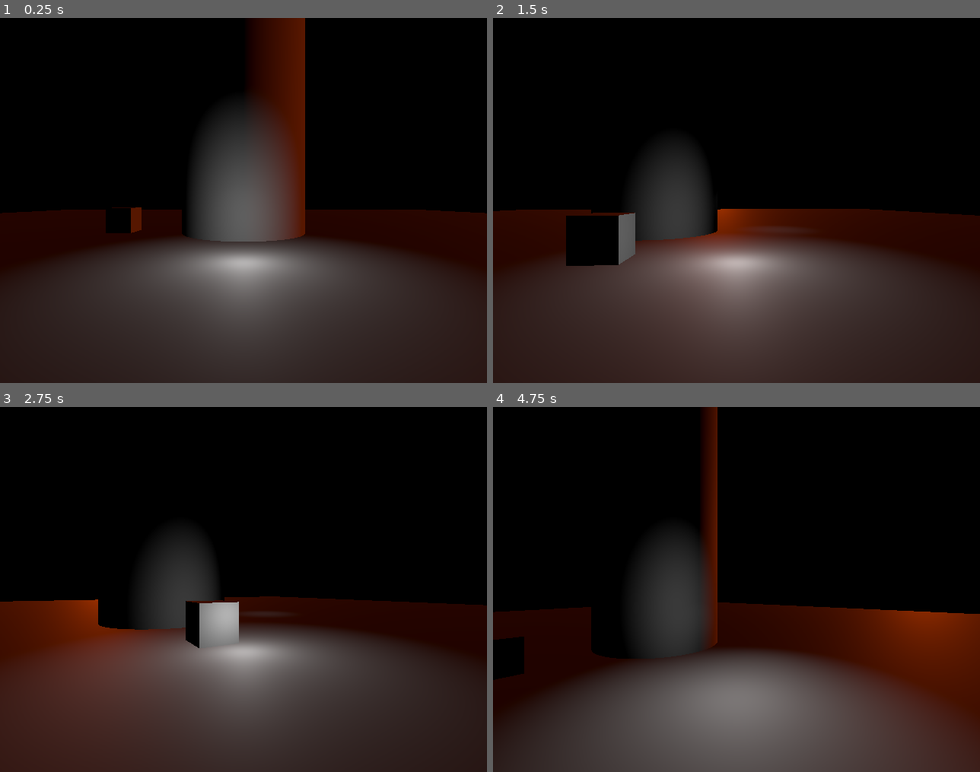
Above: before the commit, frames 1-4 (two rows, left to right).
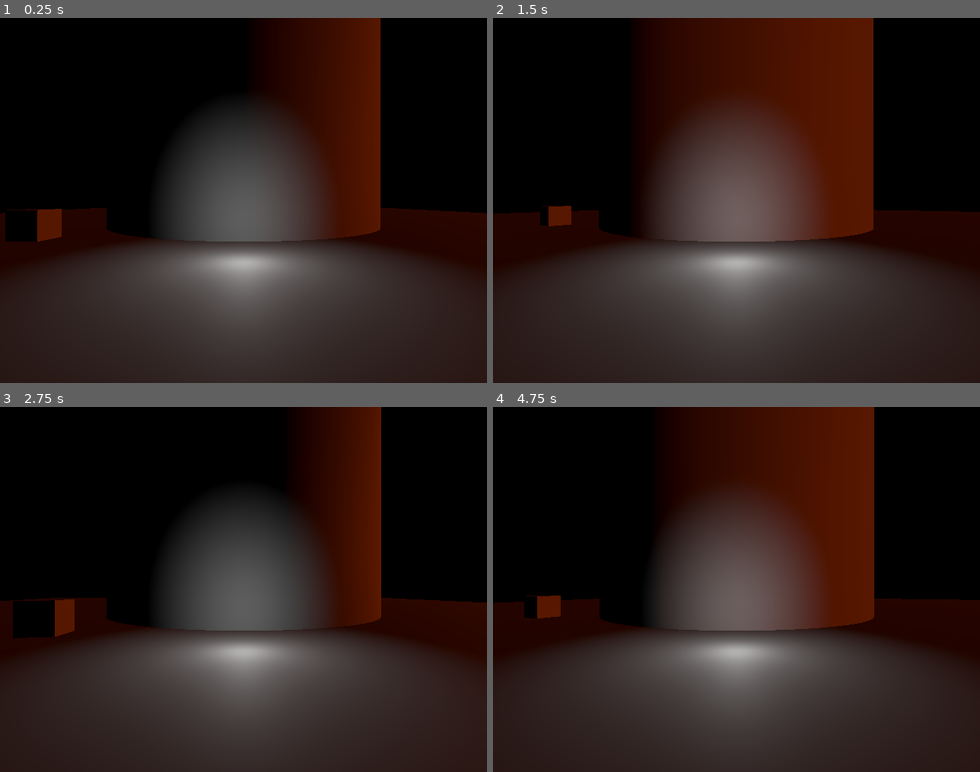
Above: after the commit, the same moments.

Repository: punchcafe/duskfall
Game: Godot game, scene res://world.tscn
Two runs of this game, one before a commit and one after it. Both use one fixed random seed, a clock stepped at 60 frames per second and the inputs below.
Inputs:
- Up to frame 1 (0.25 s): no input
- Up to frame 2 (1.5 s): tap Enter at 0.5 s; hold Right (ui_right) 0.53-1.28 s; tap Space (jump) at 0.77 s; hold Left (ui_left) from 1.28 s (still down)
- Up to frame 3 (2.75 s): tap Space (jump) at 1.52 s; release Left (ui_left) at 2.03 s; hold Right (ui_right) from 2.03 s (still down)
- Up to frame 4 (4.75 s): tap Space (jump) at 3.02, 3.77, 4.52 s; release Right (ui_right) at 3.53 s; hold Left (ui_left) from 3.53 s (still down)

The runs differ from the first frame. In frame 1, 15% of the frame differs, in the area x 1-94%, y 0-62%; in frame 2, 30%; in frame 3, 24%; in frame 4, 53%, in the area x 0-100%, y 0-100%.

Commit message:
:recycle::construcion: reimplement rotation using polar geometry

Diff:
--- a/Player.gd
+++ b/Player.gd
@@ -1,10 +1,11 @@
 extends CharacterBody3D
 
+var _velocity := Vector3(0,0,0)
+var _angular_velocity := .0
+var fixed_radius : float
 
 func _ready():
-	pass
-
-var _velocity := Vector3(0,0,0)
+	self.fixed_radius = abs(self.position.x)
 
 func _process(delta):
 	self._apply_gravity_acceleration(delta)
@@ -14,16 +15,45 @@
 		if Input.is_action_pressed("jump"):
 			self._velocity += Vector3(0, 10, 0)
 		elif Input.is_action_pressed("ui_left"):
-			self._velocity.x = 0.05
+			self._angular_velocity = -1
 		elif Input.is_action_pressed("ui_right"):
-			self._velocity.x = -0.05
+			self._angular_velocity = 1
 		else:
-			self._velocity.x = 0
-	get_parent().rotate(Vector3(0,1,0), self._velocity.x)
+			self._angular_velocity = 0
+	var rotation_movement = _calculate_rotation(delta)
+	self.move_and_collide(rotation_movement)
+	# Angle between Camera player needs to be same as Player and origin
+	# all radial entities can use this trick
+	$CameraOrigin.rotation.y = -1 * _current_theta()
 
 func _apply_gravity_acceleration(delta) -> void:
-	self._velocity += Vector3(0, -9.8 * delta * 4, 0)
+	self._velocity += Vector3(0, -9.8 * delta * 2, 0)
 
 func _move_and_collide_in_y(delta) -> KinematicCollision3D:
 	var y_component = Vector3(0, self._velocity.y * delta, 0)
 	return self.move_and_collide(y_component)
+
+func _current_theta() -> float:
+	var current_birdseye_vector = _birdseye_vector(self.position)
+	return _theta_from_cartesian(current_birdseye_vector)
+
+func _calculate_rotation(delta : float):
+	var current_birdseye_vector = _birdseye_vector(self.position)
+	var current_theta = _theta_from_cartesian(current_birdseye_vector)
+	var new_theta = current_theta + self._angular_velocity * delta * -1
+	var target_birdseye_vector = _cartesian_from_theta(new_theta)
+	var birdseye_movement_vector = target_birdseye_vector - current_birdseye_vector
+	return _from_birdseye_vector(birdseye_movement_vector)
+
+
+func _birdseye_vector(vector3: Vector3) -> Vector2:
+	return Vector2(vector3.x, vector3.z)
+
+func _from_birdseye_vector(birdseye_vector: Vector2) -> Vector3:
+	return Vector3(birdseye_vector.x, 0, birdseye_vector.y)
+
+func _theta_from_cartesian(vector : Vector2) -> float:
+	return atan(vector.y/vector.x)
+
+func _cartesian_from_theta(theta : float) -> Vector2:
+	return Vector2(self.fixed_radius * cos(theta), self.fixed_radius * sin(theta))
--- a/project.godot
+++ b/project.godot
@@ -19,7 +19,6 @@
 
 window/size/viewport_width=640
 window/size/viewport_height=480
-window/size/mode=3
 window/stretch/mode="viewport"
 window/stretch/aspect="ignore"
 
--- a/world.tscn
+++ b/world.tscn
@@ -26,23 +26,25 @@
 
 [node name="World" type="Node3D"]
 
-[node name="Player Orbit" type="Node3D" parent="."]
+[node name="WorldOrigin" type="Node3D" parent="."]
 
-[node name="Player" type="CharacterBody3D" parent="Player Orbit"]
-transform = Transform3D(1, 0, 0, 0, 1, 0, 0, 0, 1, 5, 0.730771, 0)
+[node name="Player" type="CharacterBody3D" parent="WorldOrigin"]
+transform = Transform3D(1, 0, 0, 0, 1, 0, 0, 0, 1, 10, 0.731, 0)
 script = ExtResource("1_78cey")
 
-[node name="Camera3D" type="Camera3D" parent="Player Orbit/Player"]
+[node name="CollisionShape3D" type="CollisionShape3D" parent="WorldOrigin/Player"]
+shape = SubResource("BoxShape3D_s1er0")
+
+[node name="OmniLight3D" type="OmniLight3D" parent="WorldOrigin/Player"]
+transform = Transform3D(1, 0, 0, 0, 1, 0, 0, 0, 1, 0, 0.168876, 0)
+
+[node name="CameraOrigin" type="Node3D" parent="WorldOrigin/Player"]
+
+[node name="Camera3D" type="Camera3D" parent="WorldOrigin/Player/CameraOrigin"]
 transform = Transform3D(-4.37114e-08, 0, 1, 0, 1, 0, -1, 0, -4.37114e-08, 5, 0.767, 0)
 
-[node name="CollisionShape3D" type="CollisionShape3D" parent="Player Orbit/Player"]
-shape = SubResource("BoxShape3D_s1er0")
-
-[node name="OmniLight3D" type="OmniLight3D" parent="Player Orbit/Player"]
-transform = Transform3D(1, 0, 0, 0, 1, 0, 0, 0, 1, 0, 0.168876, 0)
-
 [node name="MeshInstance3D" type="MeshInstance3D" parent="."]
-transform = Transform3D(5, 0, 0, 0, 5, 0, 0, 0, 5, 0, 5, 0)
+transform = Transform3D(15, 0, 0, 0, 15, 0, 0, 0, 15, 0, 5, 0)
 mesh = SubResource("CylinderMesh_jjons")
 
 [node name="Floor" type="StaticBody3D" parent="."]
@@ -59,7 +61,7 @@
 transform = Transform3D(1, 0, 0, 0, -0.0239088, 0.999714, 0, -0.999714, -0.0239088, 5.11652, 4.42018, 0)
 
 [node name="StaticBody3D" type="StaticBody3D" parent="."]
-transform = Transform3D(1, 0, 0, 0, 1, 0, 0, 0, 1, 0, 0.5, 5)
+transform = Transform3D(1, 0, 0, 0, 1, 0, 0, 0, 1, 7, 0.5, 7)
 
 [node name="CollisionShape3D" type="CollisionShape3D" parent="StaticBody3D"]
 shape = SubResource("BoxShape3D_rvmpb")
